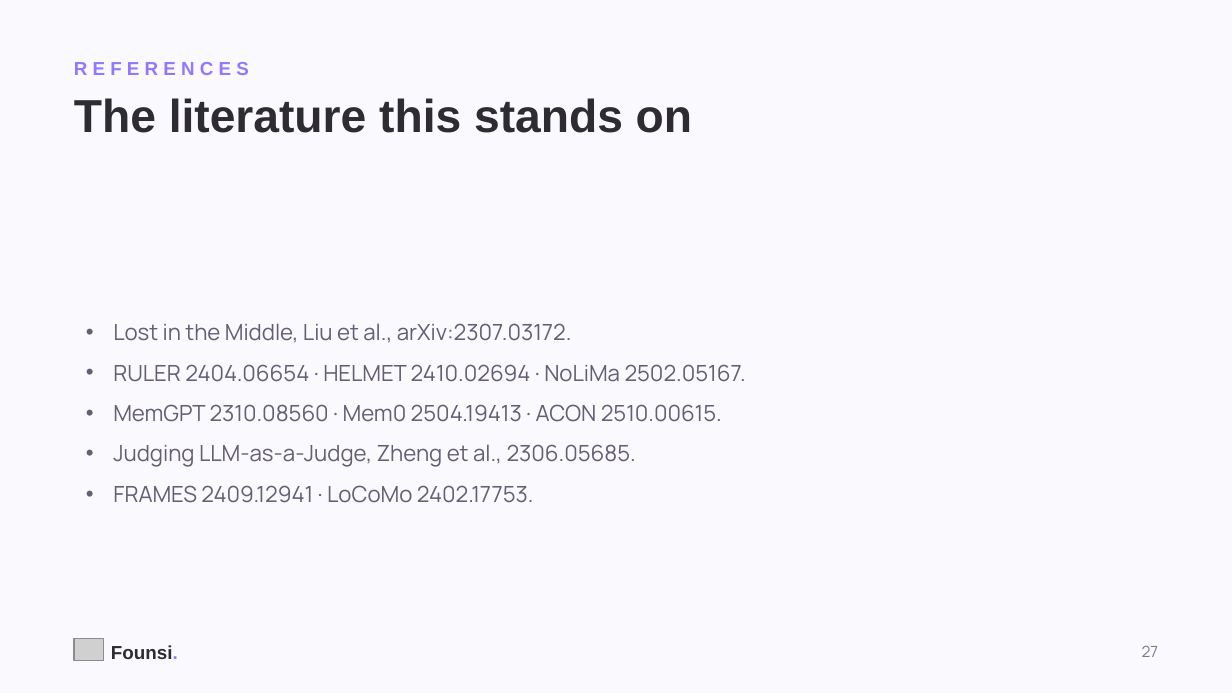
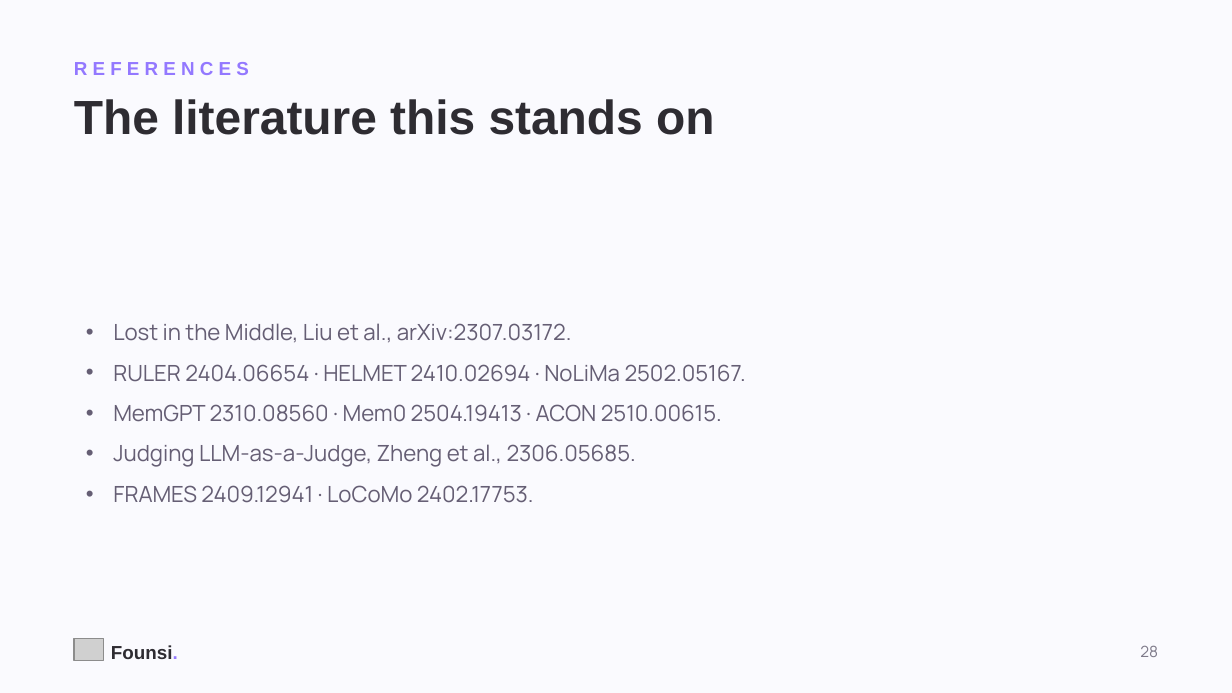
Before and after one commit to kanishkpatel1995/agent-harness, a slide deck: slide 28 of presentation/founsi-context-engineering.pptx (slide 27 before the commit). Drawn at 1232x693 pixels with LibreOffice and Linux fonts; fonts in the diff are those of the drawing; grey boxes stand for pictures. Boxes give left, top, right and bottom in pixels: in the first picture for what was removed or moved away, otherwise in the second. Text is boxed around its words. In the diff, an @@ line names an element or a change of style, - is before the commit and + after.

```diff
--- a/presentation/founsi-context-engineering.pptx
+++ b/presentation/founsi-context-engineering.pptx
@@ text "The literature this stands on" at (74, 99, 714, 135): size 27 to 28 pt @@
@@ text at (1140, 645, 1158, 657): text changed @@
-27
+28
```
Also in this commit, not shown: 2 other slides changed, 1 slide added, 7 other files.
